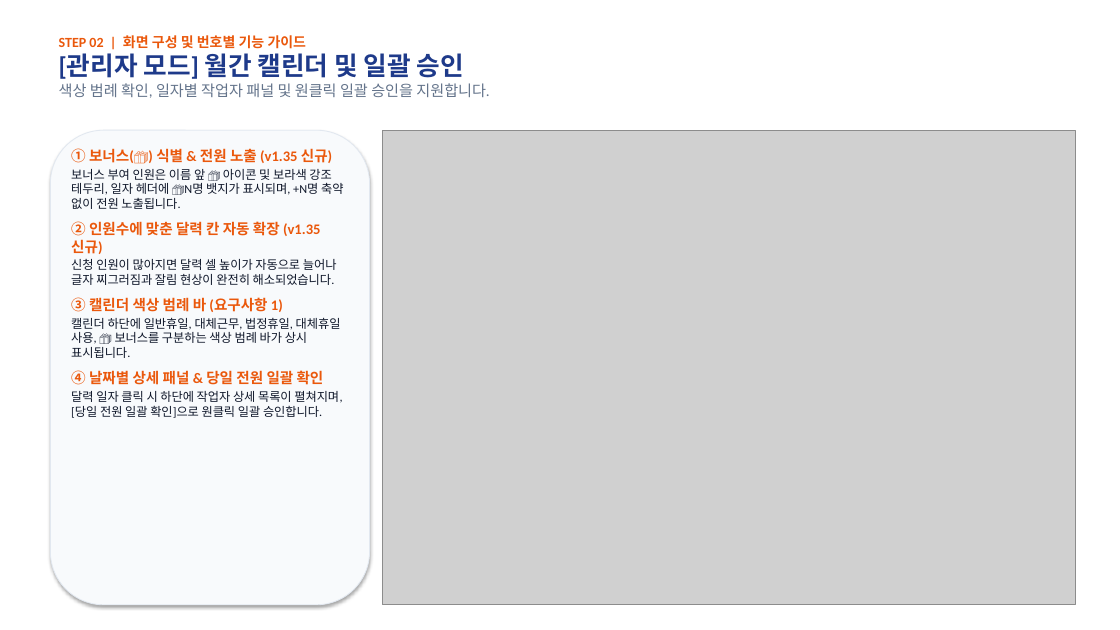
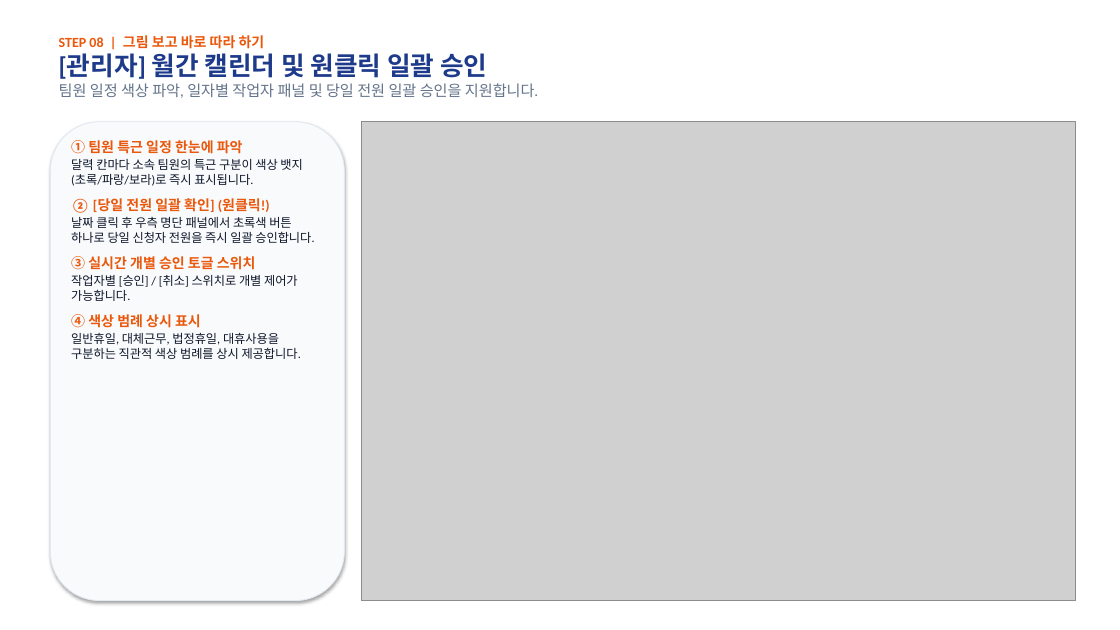
Before and after one commit to rorma34-lab/team-overtime-manager, a slide deck: slide 10 of Overtime_System_Manual.pptx (slide 3 before the commit). Drawn at 1120x630 pixels with LibreOffice and Linux fonts; fonts in the diff are those of the drawing; grey boxes stand for pictures. Boxes give left, top, right and bottom in pixels: in the first picture for what was removed or moved away, otherwise in the second. Text is boxed around its words. In the diff, an @@ line names an element or a change of style, - is before the commit and + after.

```diff
--- a/Overtime_System_Manual.pptx
+++ b/Overtime_System_Manual.pptx
@@ text at [59,35,538,98]: text changed @@
-STEP 02 | 화면 구성 및 번호별 기능 가이드
-[관리자 모드] 월간 캘린더 및 일괄 승인
-색상 범례 확인, 일자별 작업자 패널 및 원클릭 일괄 승인을 지원합니다.
+STEP 08 | 그림 보고 바로 따라 하기
+[관리자] 월간 캘린더 및 원클릭 일괄 승인
+팀원 일정 색상 파악, 일자별 작업자 패널 및 당일 전원 일괄 승인을 지원합니다.
@@ rounded rectangle: place and size @@
-rounded rectangle at [50,130,370,605]
+rounded rectangle at [50,122,344,601]
@@ text at [71,140,314,359]: text changed @@
-① 보너스(🎁) 식별 & 전원 노출 (v1.35 신규)
-보너스 부여 인원은 이름 앞 🎁 아이콘 및 보라색 강조 테두리, 일자 헤더에 🎁N명 뱃지가 표시되며, +N명 축약 없이 전원 노출됩니다.
-② 인원수에 맞춘 달력 칸 자동 확장 (v1.35 신규)
-신청 인원이 많아지면 달력 셀 높이가 자동으로 늘어나 글자 찌그러짐과 잘림 현상이 완전히 해소되었습니다.
-③ 캘린더 색상 범례 바 (요구사항 1)
-캘린더 하단에 일반휴일, 대체근무, 법정휴일, 대체휴일 사용, 🎁 보너스를 구분하는 색상 범례 바가 상시 표시됩니다.
-④ 날짜별 상세 패널 & 당일 전원 일괄 확인
-달력 일자 클릭 시 하단에 작업자 상세 목록이 펼쳐지며, [당일 전원 일괄 확인]으로 원클릭 일괄 승인합니다.
+① 팀원 특근 일정 한눈에 파악
+달력 칸마다 소속 팀원의 특근 구분이 색상 뱃지(초록/파랑/보라)로 즉시 표시됩니다.
+② [당일 전원 일괄 확인] (원클릭!)
+날짜 클릭 후 우측 명단 패널에서 초록색 버튼 하나로 당일 신청자 전원을 즉시 일괄 승인합니다.
+③ 실시간 개별 승인 토글 스위치
+작업자별 [승인] / [취소] 스위치로 개별 제어가 가능합니다.
+④ 색상 범례 상시 표시
+일반휴일, 대체근무, 법정휴일, 대휴사용을 구분하는 직관적 색상 범례를 상시 제공합니다.
@@ picture: place and size @@
-picture at [382,130,1075,605]
+picture at [361,122,1075,601]
```
Also in this commit, not shown: 4 other slides changed, 9 slides added, 9 slides removed, 6 other files.
